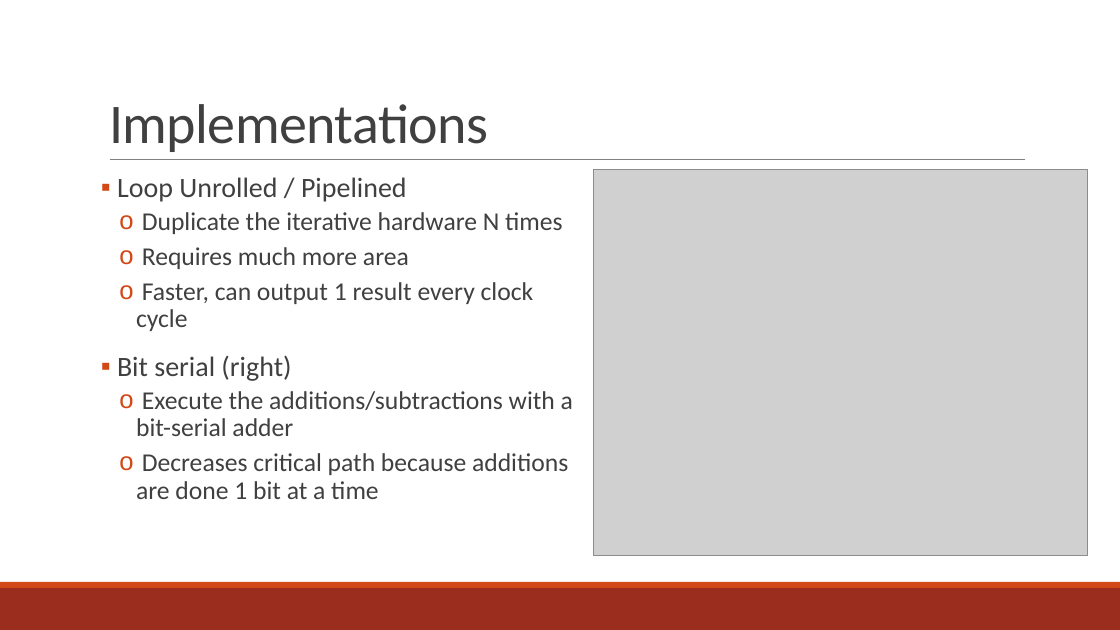
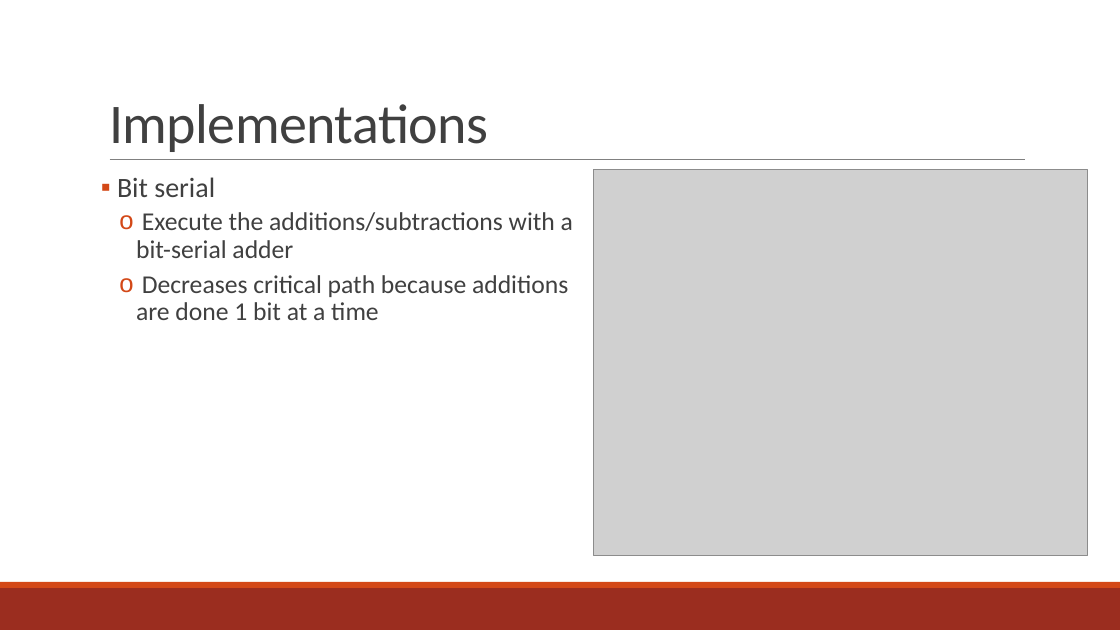
Before and after one commit to aHarry01/ECSE6680-Adv-VLSI-Design, a slide deck: slide 7 of final_project/presentation.pptx (slide 6 before the commit). Drawn at 1120x630 pixels with LibreOffice and Linux fonts; fonts in the diff are those of the drawing; grey boxes stand for pictures. Boxes give left, top, right and bottom in pixels: in the first picture for what was removed or moved away, otherwise in the second. Text is boxed around its words. In the diff, an @@ line names an element or a change of style, - is before the commit and + after.

Commit message:
update presentation

```diff
--- a/final_project/presentation.pptx
+++ b/final_project/presentation.pptx
@@ text at <box>117,177,215,197</box>: text changed; size 22 to 24 pt @@
-▪ Loop Unrolled / Pipelined
-  o Duplicate the iterative hardware N times
-  o Requires much more area
-  o Faster, can output 1 result every clock cycle
-▪ Bit serial (right)
+▪ Bit serial
```
Also in this commit, not shown: 1 slide added.
